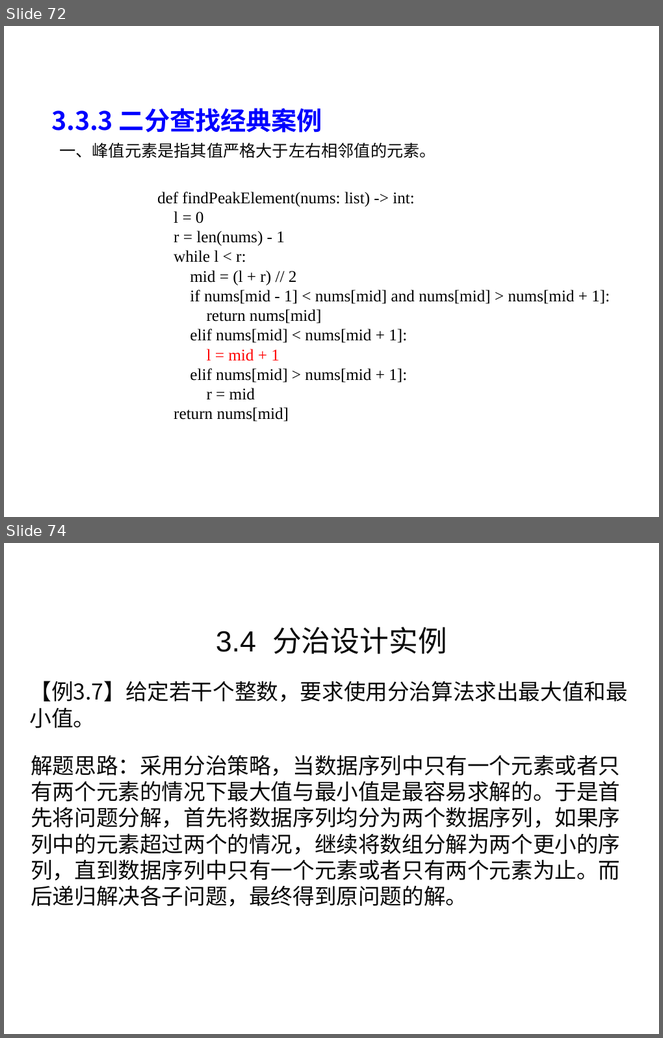
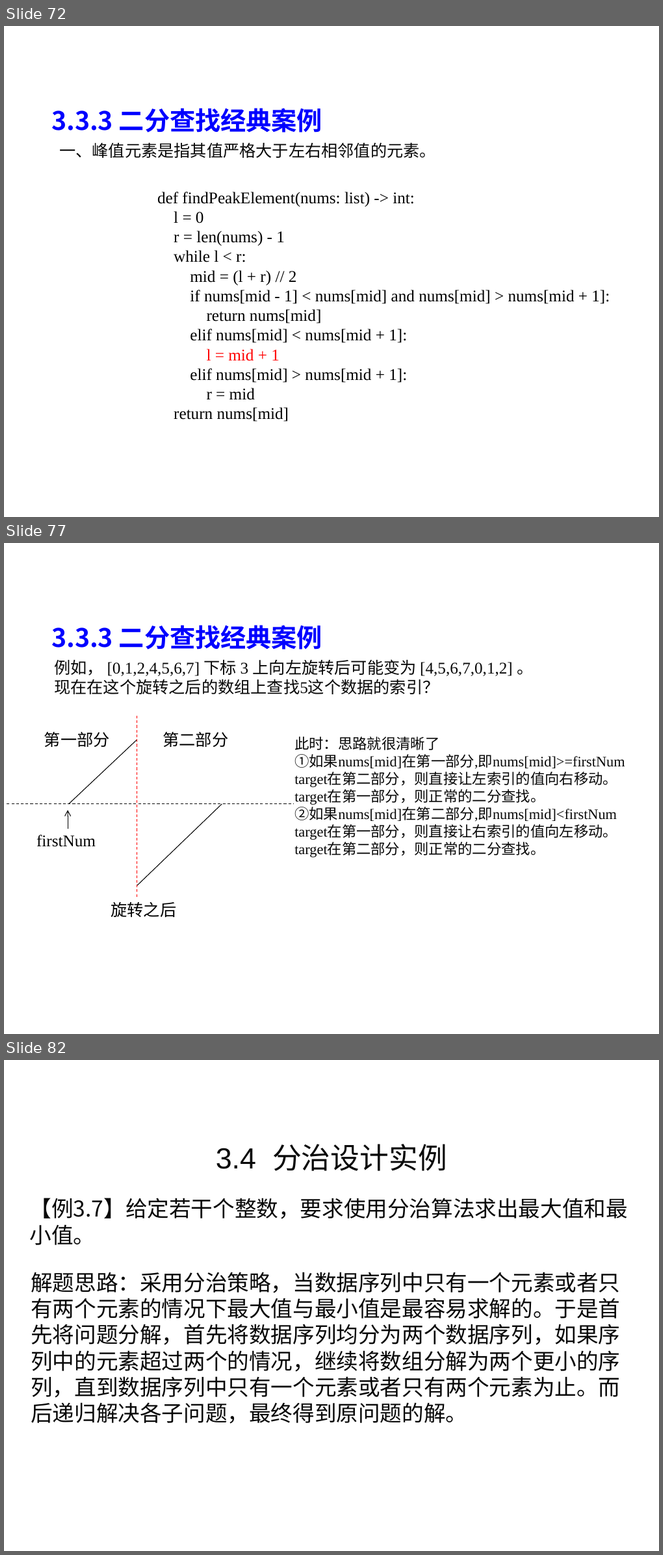
Before and after one commit to liutongling/DP, a slide deck: file/第3章 分治法计.pptx. Shown one above the other, each under a label of ours: slides 72 and 74 before the commit, slides 72, 77 and 82 after it; the slides between them are not shown. The pictures are 663x1038 and 663x1555 pixels, drawn with LibreOffice and Linux fonts; fonts in the diff are those of the drawing; background and template pictures are left out. Boxes give left, top, right and bottom in pixels: in the first picture for what was removed or moved away, otherwise in the second. Text is boxed around its words. In the diff, an @@ line names an element or a change of style, - is before the commit and + after.

```diff
--- a/file/第3章 分治法计.pptx
+++ b/file/第3章 分治法计.pptx
@@ slide 77 added at [4, 543, 659, 1034], background #FFFFFF @@
@@ text added at [51, 625, 322, 650], 28 pt, text #0000FF, bold @@
+3.3.3 二分查找经典案例
@@ text added at [54, 659, 533, 694], 18 pt, text #080808 @@
+例如， [0,1,2,4,5,6,7] 下标 3 上向左旋转后可能变为 [4,5,6,7,0,1,2] 。
+现在在这个旋转之后的数组上查找5这个数据的索引？
@@ line added from (137, 716) to (137, 897), #FF0000 0.75 pt dashed @@
@@ text added at [44, 731, 110, 747], 18 pt, text #000000 @@
+第一部分
@@ text added at [163, 731, 228, 747], 18 pt, text #000000 @@
+第二部分
@@ text added at [295, 737, 625, 858], 16 pt, text #080808 @@
+此时：思路就很清晰了
+①如果nums[mid]在第一部分,即nums[mid]>=firstNum
+target在第二部分，则直接让左索引的值向右移动。
+target在第一部分，则正常的二分查找。
+②如果nums[mid]在第二部分,即nums[mid]<firstNum
+target在第一部分，则直接让右索引的值向左移动。
+target在第二部分，则正常的二分查找。
@@ line added from (69, 804) to (137, 740), #000000 0.75 pt @@
@@ line added from (7, 804) to (294, 804), #000000 0.75 pt dashed @@
@@ arrow added from (68, 829) to (68, 810), #000000 0.75 pt @@
@@ line added from (137, 886) to (222, 804), #000000 0.75 pt @@
@@ text added at [36, 835, 96, 847], 18 pt, text #000000 @@
+firstNum
@@ text added at [111, 902, 177, 917], 18 pt, text #000000 @@
+旋转之后
@@ what was slide 74 is now slide 82 @@
```
Also in this commit, not shown: 2 slides changed, 7 other slides added, 2 other files.
